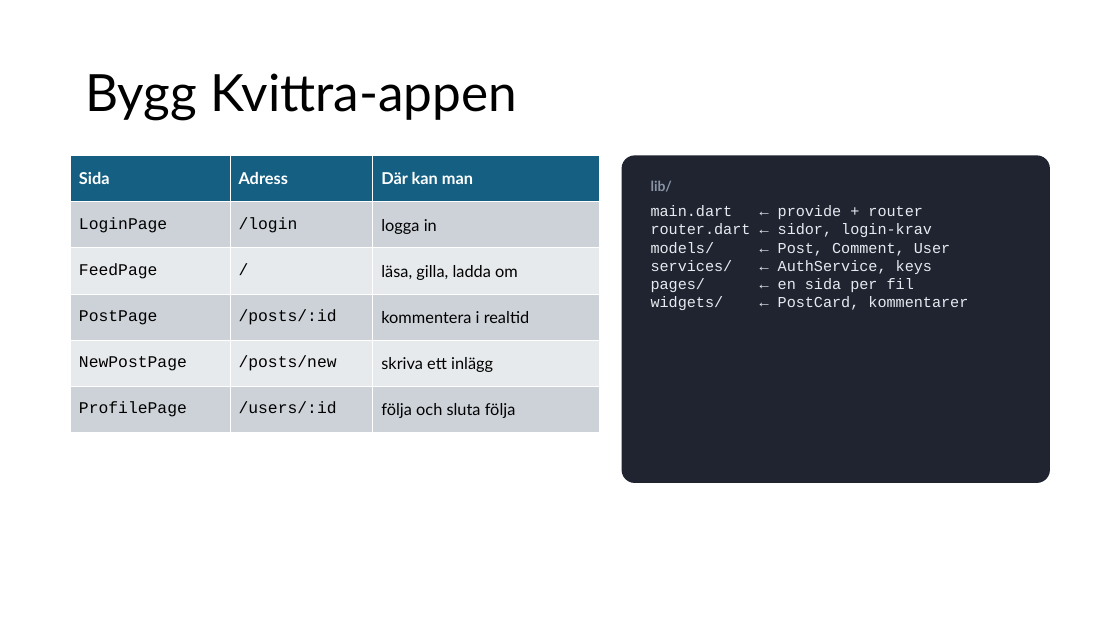
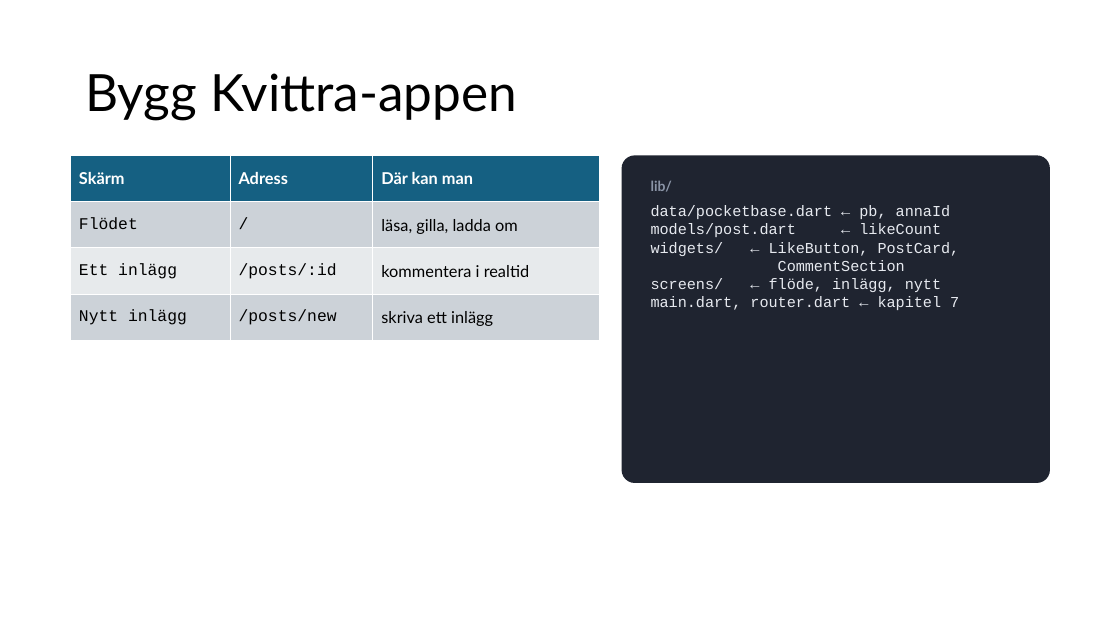
Before and after one commit to abbjetmus/pocketbase-flutter-kurs, a slide deck: slide 83 of Databaser och mobilapputveckling - sammanfattning.pptx (slide 91 before the commit). Drawn at 1120x630 pixels with LibreOffice and Linux fonts; fonts in the diff are those of the drawing. Boxes give left, top, right and bottom in pixels: in the first picture for what was removed or moved away, otherwise in the second. Text is boxed around its words. In the diff, an @@ line names an element or a change of style, - is before the commit and + after.

```diff
--- a/Databaser och mobilapputveckling - sammanfattning.pptx
+++ b/Databaser och mobilapputveckling - sammanfattning.pptx
@@ table at (71, 155, 600, 433) @@
-row 1: Sida | Adress | Där kan man
-row 2: LoginPage | /login | logga in
-row 3: FeedPage | / | läsa, gilla, ladda om
-row 4: PostPage | /posts/:id | kommentera i realtid
-row 5: NewPostPage | /posts/new | skriva ett inlägg
-row 6: ProfilePage | /users/:id | följa och sluta följa
+row 1: Skärm | Adress | Där kan man
+row 2: Flödet | / | läsa, gilla, ladda om
+row 3: Ett inlägg | /posts/:id | kommentera i realtid
+row 4: Nytt inlägg | /posts/new | skriva ett inlägg
@@ text in rounded rectangle at (651, 205, 960, 310): text changed @@
-main.dart ← provide + router
-router.dart ← sidor, login-krav
-models/ ← Post, Comment, User
-services/ ← AuthService, keys
-pages/ ← en sida per fil
-widgets/ ← PostCard, kommentarer
+data/pocketbase.dart ← pb, annaId
+models/post.dart ← likeCount
+widgets/ ← LikeButton, PostCard,
+CommentSection
+screens/ ← flöde, inlägg, nytt
+main.dart, router.dart ← kapitel 7
```
Also in this commit, not shown: 28 other slides changed, 9 slides removed, 19 other files.
